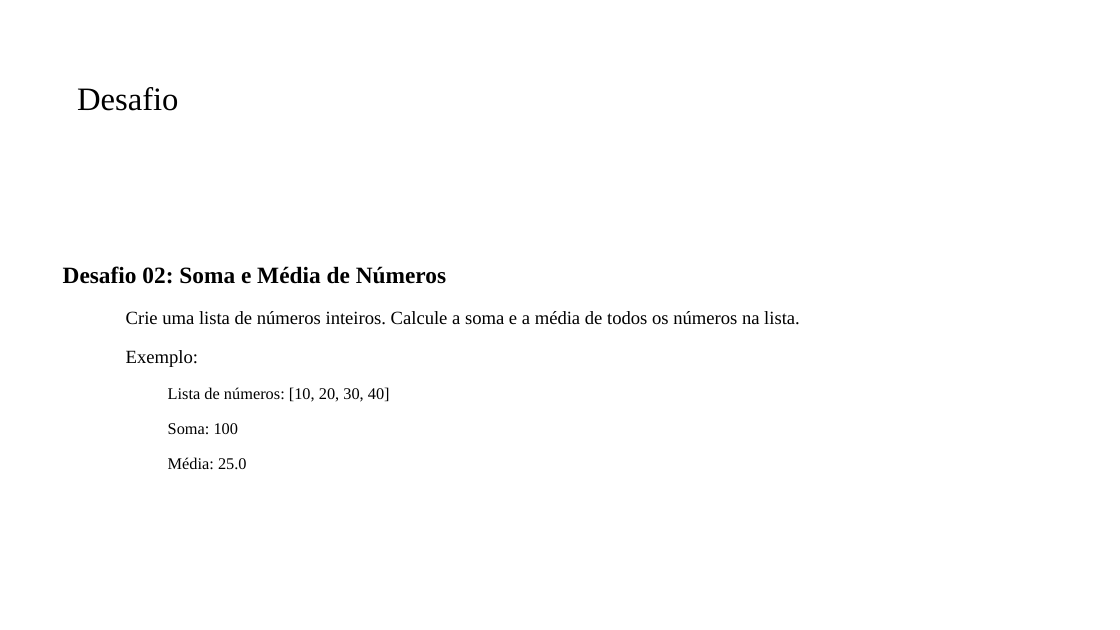
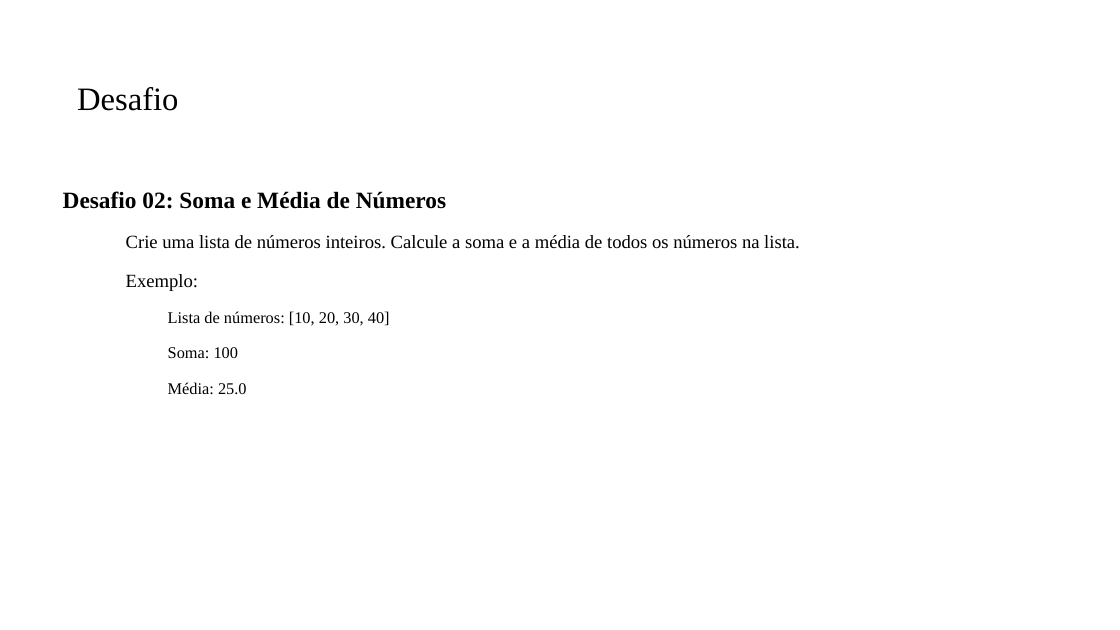
Before and after one commit to PedroMiho/UMC, a slide deck: slide 14 of Projetos de Software/Aula 10 - Enumerações/Array e Listas.pptx. Drawn at 1120x630 pixels with LibreOffice and Linux fonts; fonts in the diff are those of the drawing; background and template pictures are left out. Boxes give left, top, right and bottom in pixels: in the first picture for what was removed or moved away, otherwise in the second. Text is boxed around its words. In the diff, an @@ line names an element or a change of style, - is before the commit and + after.

```diff
--- a/Projetos de Software/Aula 10 - Enumerações/Array e Listas.pptx
+++ b/Projetos de Software/Aula 10 - Enumerações/Array e Listas.pptx
@@ text "Desafio 02: Soma e Média ...": place and size @@
-text "Desafio 02: Soma e Média ..." at <box>63,266,800,470</box>
+text "Desafio 02: Soma e Média ..." at <box>63,191,800,395</box>
```
Also in this commit, not shown: 2 other slides changed, 3 other files.
